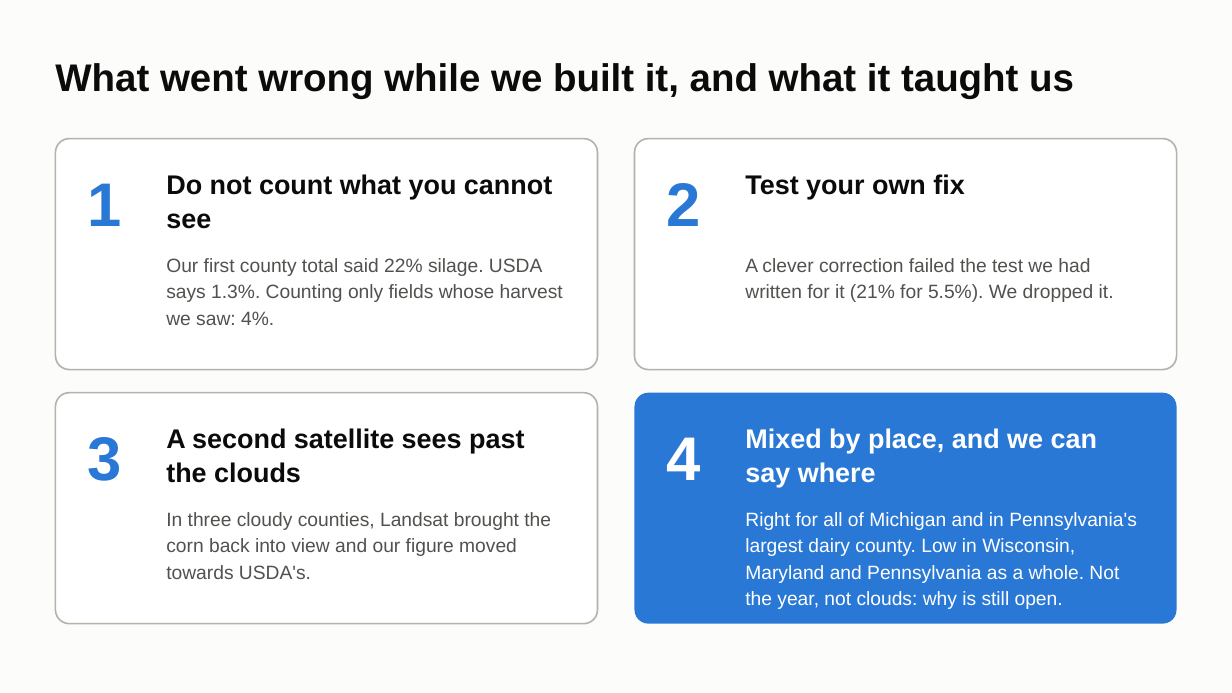
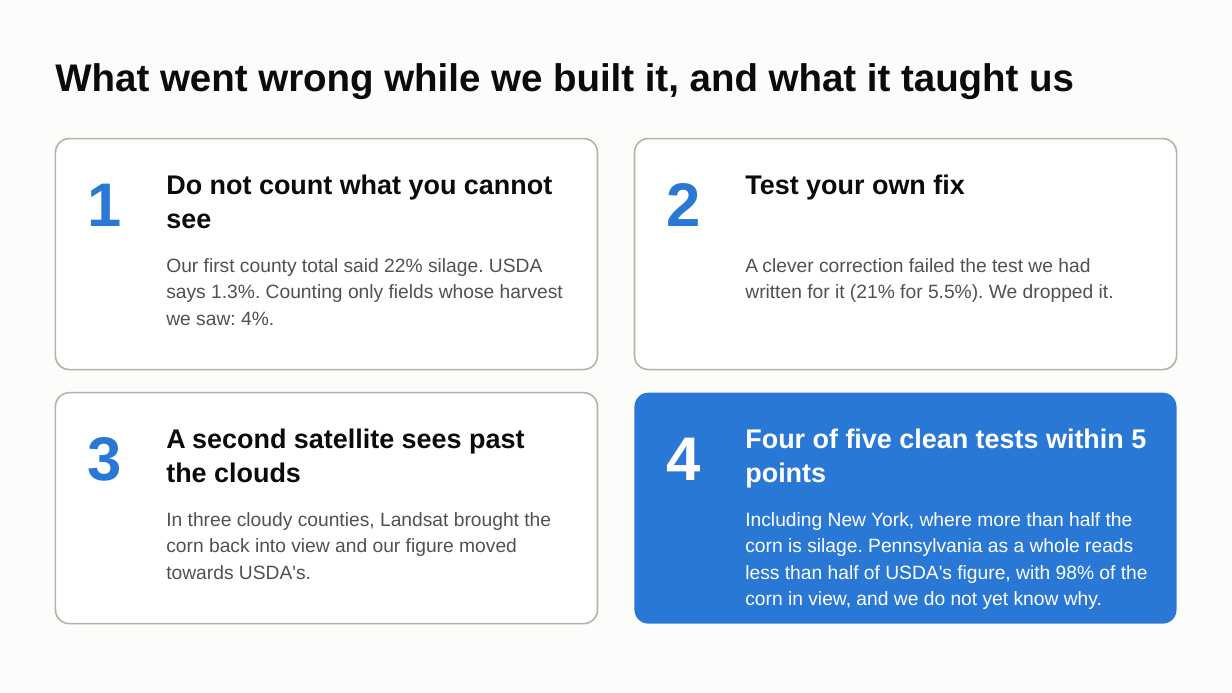
Before and after one commit to ChenSiyun1234/FieldVision, a slide deck: slide 8 of handoff/presentation/FieldVision_model_story.pptx. Drawn at 1232x693 pixels with LibreOffice and Linux fonts; fonts in the diff are those of the drawing. Boxes give left, top, right and bottom in pixels: in the first picture for what was removed or moved away, otherwise in the second. Text is boxed around its words. In the diff, an @@ line names an element or a change of style, - is before the commit and + after.

Commit message:
Final deck: five clean tests, four within 5 points; New York 2025 on the scoreboard

```diff
--- a/handoff/presentation/FieldVision_model_story.pptx
+++ b/handoff/presentation/FieldVision_model_story.pptx
@@ text at box(745, 428, 1146, 487): text changed @@
-Mixed by place, and we can say where
+Four of five clean tests within 5 points
@@ text at box(745, 512, 1148, 609): text changed @@
-Right for all of Michigan and in Pennsylvania's largest dairy county. Low in Wisconsin, Maryland and Pennsylvania as a whole. Not the year, not clouds: why is still open.
+Including New York, where more than half the corn is silage. Pennsylvania as a whole reads less than half of USDA's figure, with 98% of the corn in view, and we do not yet know why.
```
Also in this commit, not shown: 4 other slides changed, 2 other files.
